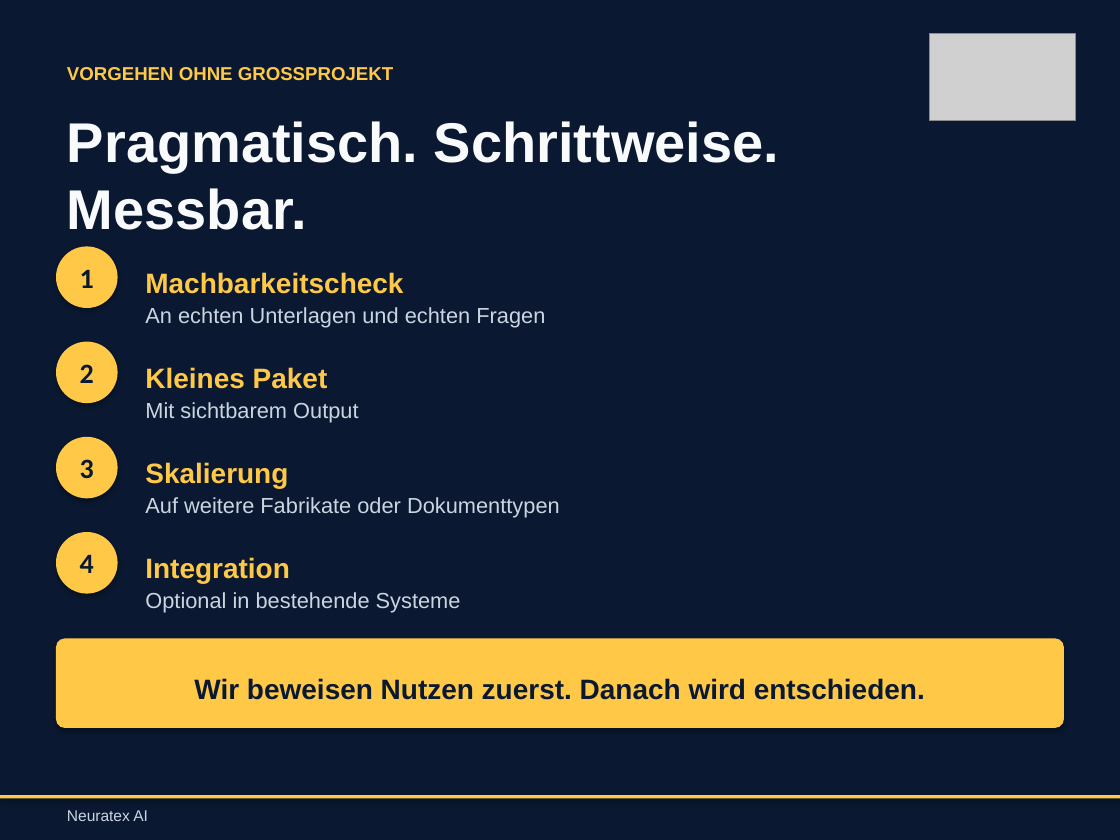
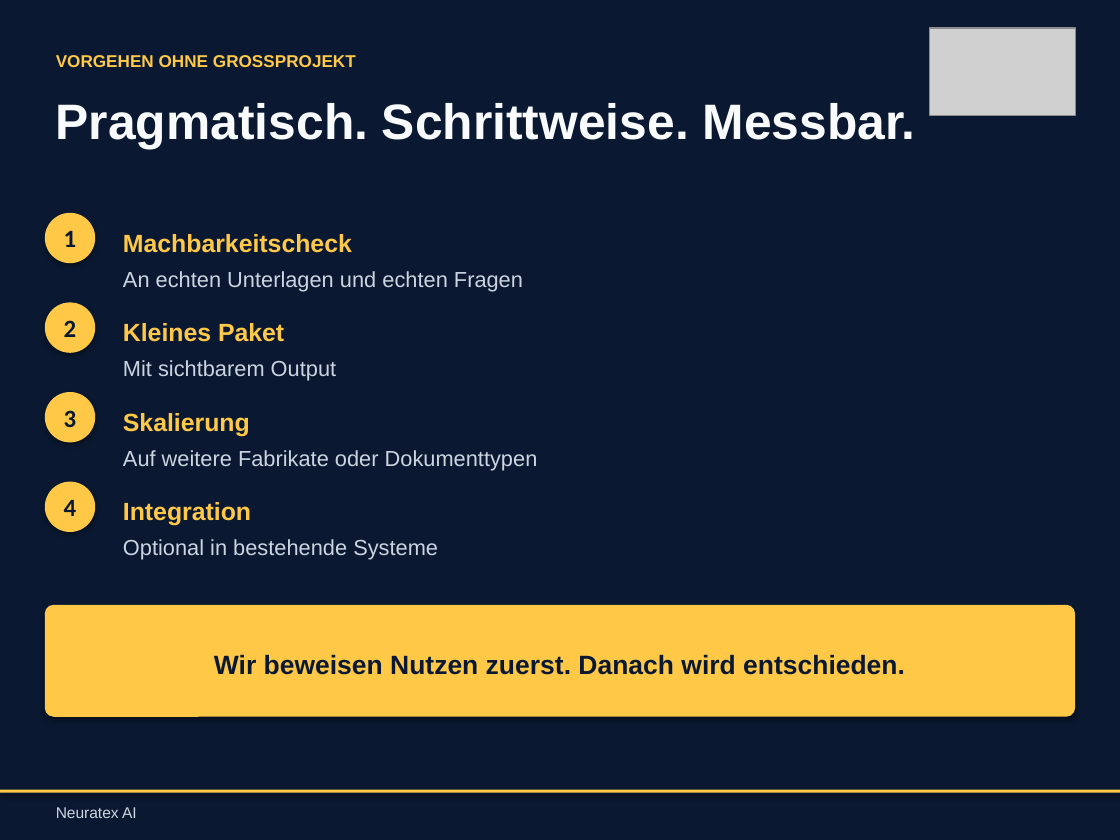
Before and after one commit to philxnovatex/ki-beratung_website, a slide deck: slide 11 of presentations/Neuratex_AI_Praesentation.pptx. Drawn at 1120x840 pixels with LibreOffice and Linux fonts; fonts in the diff are those of the drawing; grey boxes stand for pictures. Boxes give left, top, right and bottom in pixels: in the first picture for what was removed or moved away, otherwise in the second. Text is boxed around its words. In the diff, an @@ line names an element or a change of style, - is before the commit and + after.

```diff
--- a/presentations/Neuratex_AI_Praesentation.pptx
+++ b/presentations/Neuratex_AI_Praesentation.pptx
@@ picture moved from (x1=930, y1=34, x2=1075, y2=121) to (x1=930, y1=28, x2=1075, y2=115) @@
@@ text "VORGEHEN OHNE GROSSPROJEKT" moved from (x1=67, y1=67, x2=393, y2=81) to (x1=56, y1=55, x2=356, y2=67) @@
@@ text "VORGEHEN OHNE GROSSPROJEKT" at (x1=56, y1=55, x2=356, y2=67): size 12 to 11 pt @@
@@ text "Pragmatisch. Schrittweise. Messbar." moved from (x1=67, y1=121, x2=779, y2=230) to (x1=56, y1=103, x2=916, y2=149) @@
@@ text "Pragmatisch. Schrittweise. Messbar." at (x1=56, y1=103, x2=916, y2=149): size 36 to 32 pt @@
@@ ellipse "1" resized from (x1=56, y1=246, x2=118, y2=308) to (x1=45, y1=213, x2=95, y2=263) @@
@@ text "Machbarkeitscheck" moved from (x1=145, y1=272, x2=403, y2=294) to (x1=123, y1=234, x2=352, y2=253) @@
@@ text "An echten Unterlagen und echten ..." moved from (x1=145, y1=307, x2=545, y2=328) to (x1=123, y1=271, x2=523, y2=291) @@
@@ ellipse "2" resized from (x1=56, y1=342, x2=118, y2=403) to (x1=45, y1=302, x2=95, y2=353) @@
@@ text "Kleines Paket" moved from (x1=145, y1=367, x2=328, y2=389) to (x1=123, y1=323, x2=284, y2=342) @@
@@ text "Mit sichtbarem Output" moved from (x1=145, y1=402, x2=358, y2=423) to (x1=123, y1=360, x2=336, y2=381) @@
@@ ellipse "3" resized from (x1=56, y1=437, x2=118, y2=498) to (x1=45, y1=392, x2=95, y2=442) @@
@@ text "Skalierung" moved from (x1=145, y1=462, x2=288, y2=488) to (x1=123, y1=413, x2=250, y2=437) @@
@@ text "Auf weitere Fabrikate oder Dokumenttypen" moved from (x1=145, y1=497, x2=560, y2=518) to (x1=123, y1=450, x2=538, y2=471) @@
@@ size 18 to 16 pt in 4 elements at (x1=45, y1=213, x2=95, y2=263), (x1=45, y1=302, x2=95, y2=353), (x1=45, y1=392, x2=95, y2=442), (x1=45, y1=482, x2=95, y2=532) @@
@@ ellipse "4" resized from (x1=56, y1=532, x2=118, y2=594) to (x1=45, y1=482, x2=95, y2=532) @@
@@ size 18 to 16 pt; line spacing 1.4 to 1.3 in 4 elements at (x1=123, y1=234, x2=352, y2=253), (x1=123, y1=323, x2=284, y2=342), (x1=123, y1=413, x2=250, y2=437), (x1=123, y1=502, x2=251, y2=526) @@
@@ text "Integration" moved from (x1=145, y1=557, x2=289, y2=584) to (x1=123, y1=502, x2=251, y2=526) @@
@@ line spacing 1.4 to 1.3 in 4 elements at (x1=123, y1=271, x2=523, y2=291), (x1=123, y1=360, x2=336, y2=381), (x1=123, y1=450, x2=538, y2=471), (x1=123, y1=539, x2=438, y2=560) @@
@@ text "Optional in bestehende Systeme" moved from (x1=145, y1=592, x2=461, y2=613) to (x1=123, y1=539, x2=438, y2=560) @@
@@ rounded rectangle "Wir beweisen Nutzen zuerst. Danach ..." resized from (x1=56, y1=638, x2=1064, y2=728) to (x1=45, y1=605, x2=1075, y2=717) @@
@@ rounded rectangle "Wir beweisen Nutzen zuerst. Danach ..." at (x1=45, y1=605, x2=1075, y2=717): size 18 to 17 pt; line spacing 1.3 to 1.2; proportions changed @@
@@ rectangle moved from (x1=0, y1=795, x2=1120, y2=799) to (x1=0, y1=790, x2=1120, y2=793) @@
@@ text "Neuratex AI" moved from (x1=67, y1=810, x2=148, y2=821) to (x1=56, y1=807, x2=137, y2=818) @@
```
Also in this commit, not shown: 14 other slides changed, 1 other file.
